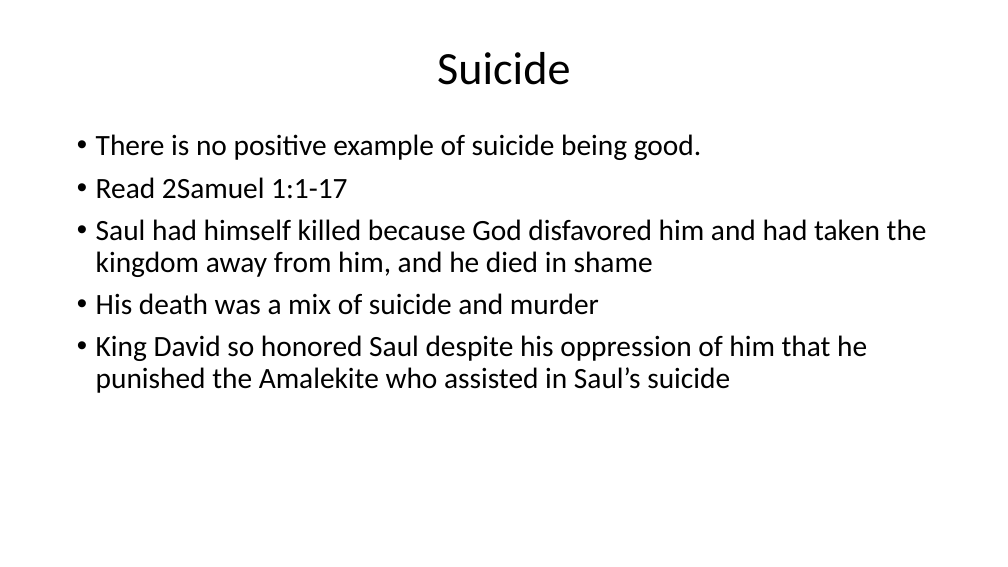
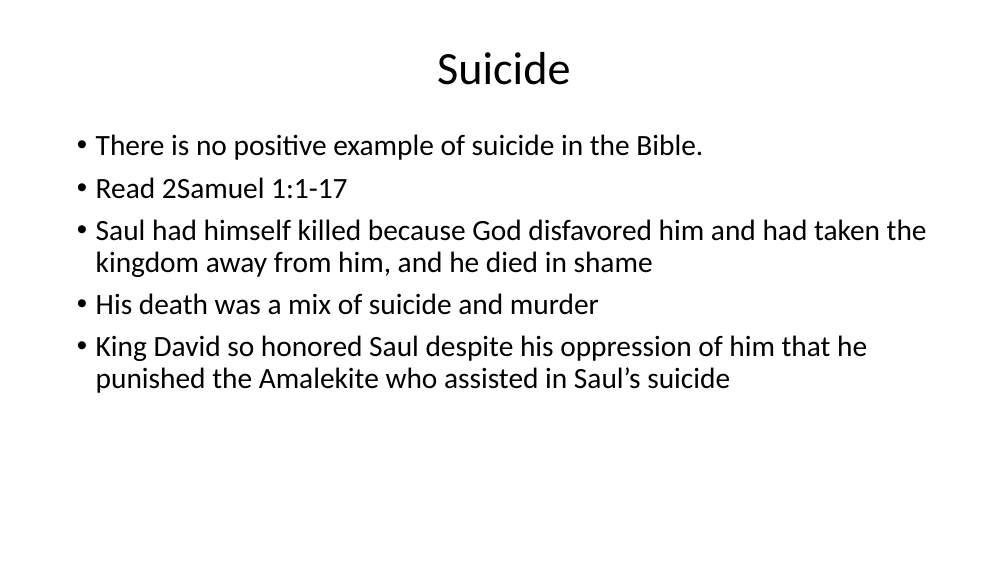
Before and after one commit to csmatyi/calvary_sunday_school, a slide deck: slide 32 of WSC67-69_211010.pptx (slide 31 before the commit). Drawn at 1008x567 pixels with LibreOffice and Linux fonts; fonts in the diff are those of the drawing. Boxes give left, top, right and bottom in pixels: in the first picture for what was removed or moved away, otherwise in the second. Text is boxed around its words. In the diff, an @@ line names an element or a change of style, - is before the commit and + after.

```diff
--- a/WSC67-69_211010.pptx
+++ b/WSC67-69_211010.pptx
@@ text at (96, 134, 703, 160): text changed @@
-• There is no positive example of suicide being good.
+• There is no positive example of suicide in the Bible.
```
Also in this commit, not shown: 9 other slides changed, 1 slide added.
